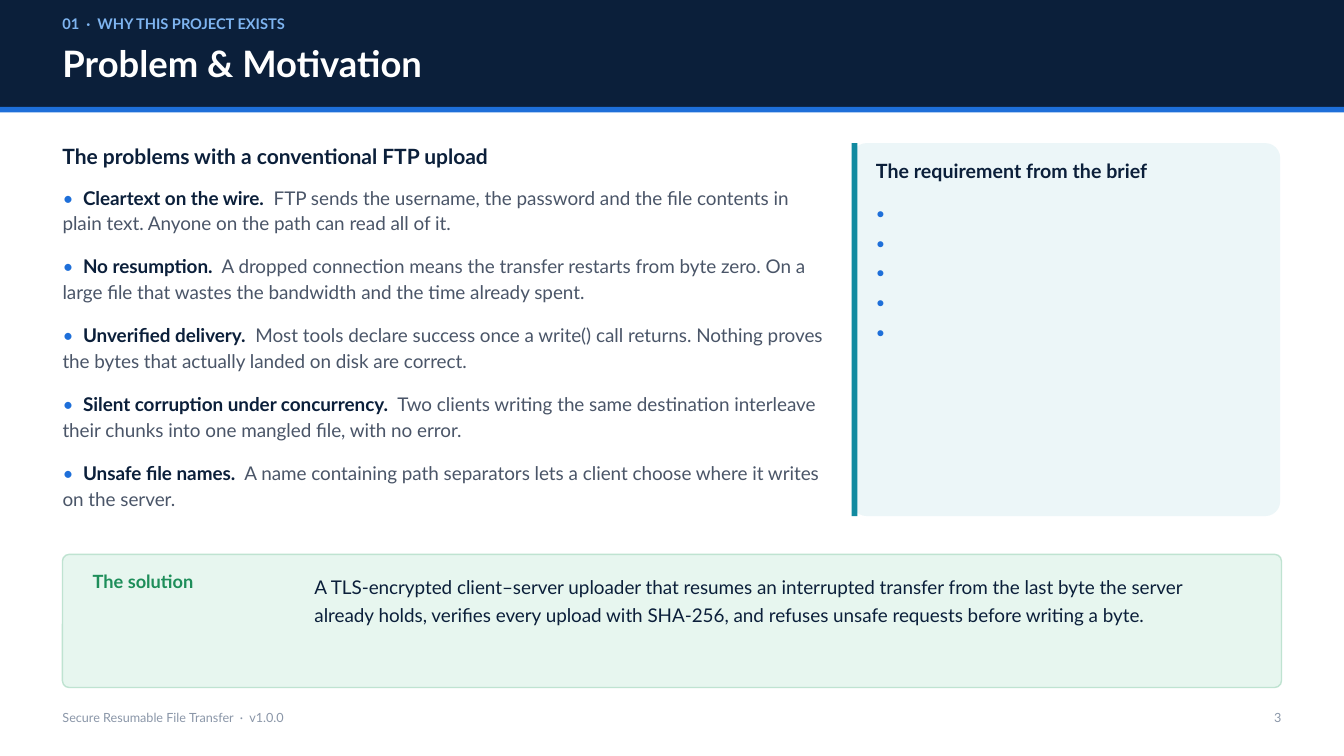
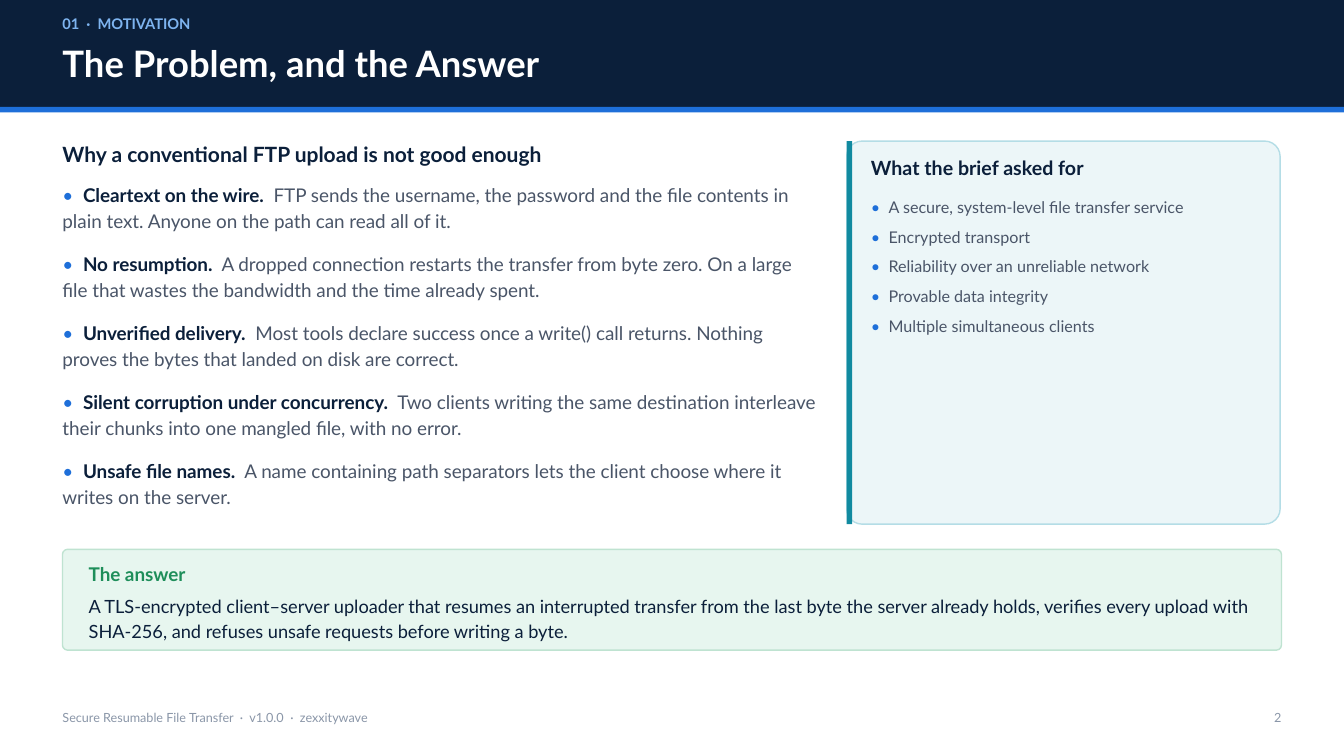
Before and after one commit to zexxitywave/File-transfer-, a slide deck: slide 2 of presentation/Secure-Resumable-File-Transfer.pptx (slide 3 before the commit). Drawn at 1344x756 pixels with LibreOffice and Linux fonts; fonts in the diff are those of the drawing. Boxes give left, top, right and bottom in pixels: in the first picture for what was removed or moved away, otherwise in the second. Text is boxed around its words. In the diff, an @@ line names an element or a change of style, - is before the commit and + after.

Commit message:
Tighten the presentation to 16 slides and remove all placeholders
- Merge the paired slides (TLS with integrity, resumption with concurrency,
  testing with results, CI with design decisions) and drop the agenda slide,
  cutting the deck from 22 slides to 16 for a shorter presentation slot
- Fill the title and closing slides from the repository itself (maintainer
  handle, repository URL, version, platforms, test count, MIT licence) so
  there is nothing left for a presenter to fill in by hand
- Fix bullets() rendering plain items as a bare marker: a bullet without the
  "||" head separator was writing the empty tail instead of its own text
- Give the deck a close slide, and fix check_deck.py so the text dump survives
  the cp1252 console encoding used on Windows

```diff
--- a/presentation/Secure-Resumable-File-Transfer.pptx
+++ b/presentation/Secure-Resumable-File-Transfer.pptx
@@ text at <box>62,18,191,29</box>: text changed @@
-01 · WHY THIS PROJECT EXISTS
+01 · MOTIVATION
@@ text at <box>62,50,540,82</box>: text changed @@
-Problem & Motivation
+The Problem, and the Answer
@@ text at <box>62,146,542,166</box>: text changed @@
-The problems with a conventional FTP upload
+Why a conventional FTP upload is not good enough
@@ rectangle: place and size @@
-rectangle at <box>852,143,858,516</box>
+rectangle at <box>847,141,853,524</box>
@@ rounded rectangle: place and size @@
-rounded rectangle at <box>852,143,1280,516</box>
+rounded rectangle at <box>847,141,1280,524</box>
@@ rounded rectangle at <box>847,141,1280,524</box>: outline none to #B4DDE6 1 pt @@
@@ text at <box>871,160,1083,175</box>: text changed @@
-The requirement from the brief
+What the brief asked for
@@ text at <box>889,201,1184,305</box>: text changed; text colour #1E6FD9 to #4A5568 @@
-•
-•
-•
-•
-•
+• A secure, system-level file transfer service
+• Encrypted transport
+• Reliability over an unreliable network
+• Provable data integrity
+• Multiple simultaneous clients
@@ text at <box>62,257,792,370</box>: text changed @@
-• No resumption. A dropped connection means the transfer restarts from byte zero. On a large file that wastes the bandwidth and the time already spent.
-• Unverified delivery. Most tools declare success once a write() call returns. Nothing proves the bytes that actually landed on disk are correct.
+• No resumption. A dropped connection restarts the transfer from byte zero. On a large file that wastes the bandwidth and the time already spent.
+• Unverified delivery. Most tools declare success once a write() call returns. Nothing proves the bytes that landed on disk are correct.
@@ text at <box>62,464,781,504</box>: text changed @@
-• Unsafe file names. A name containing path separators lets a client choose where it writes on the server.
+• Unsafe file names. A name containing path separators lets the client choose where it writes on the server.
@@ rounded rectangle: place and size @@
-rounded rectangle at <box>63,555,1281,688</box>
+rounded rectangle at <box>63,549,1281,650</box>
@@ text at <box>89,567,185,581</box>: text changed; size 13 to 13.5 pt @@
-The solution
+The answer
@@ text "A TLS-encrypted client–server uploader that ...": place and size @@
-text "A TLS-encrypted client–server uploader that ..." at <box>314,580,1183,626</box>
+text "A TLS-encrypted client–server uploader that ..." at <box>89,599,1248,642</box>
@@ text "A TLS-encrypted client–server uploader that ..." at <box>89,599,1248,642</box>: size 13.5 to 13 pt; line spacing 1.24 to 1.16 @@
@@ text at <box>62,713,368,724</box>: text changed @@
-Secure Resumable File Transfer · v1.0.0
+Secure Resumable File Transfer · v1.0.0 · zexxitywave
```
Also in this commit, not shown: 15 other slides changed, 6 slides removed, 2 other files.
